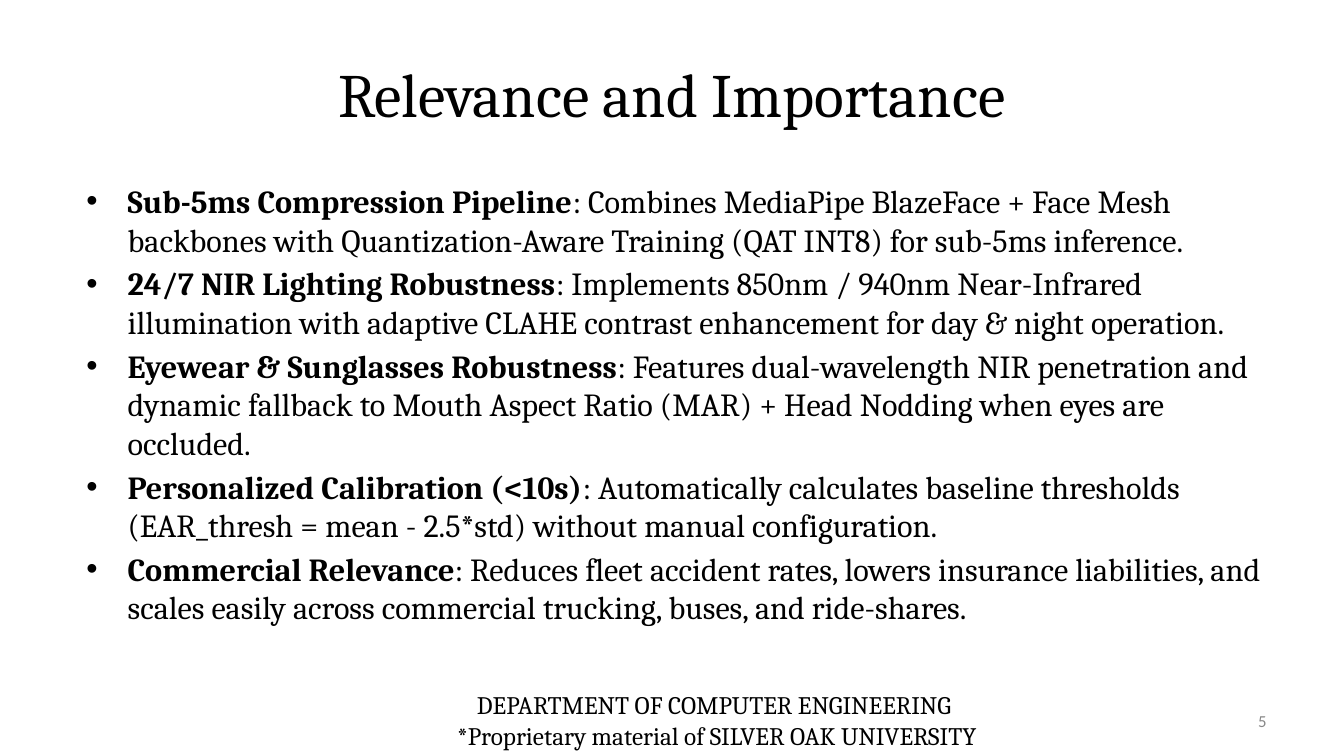
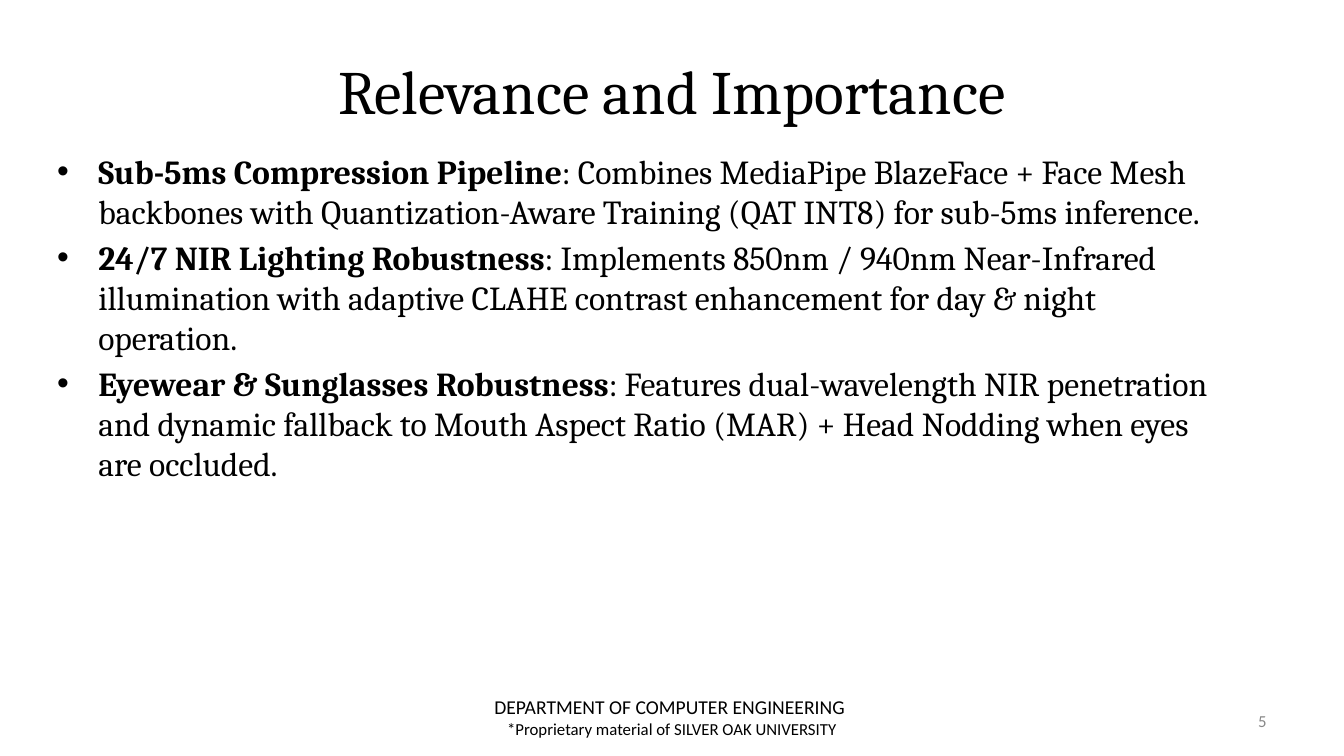
Before and after one commit to zoro1126/ALERT, a slide deck: slide 5 of review_docs/Review-2/NEW_Presentation_ALERT_CE_AIML_31.pptx. Drawn at 1344x756 pixels with LibreOffice and Linux fonts; fonts in the diff are those of the drawing; background and template pictures are left out. Boxes give left, top, right and bottom in pixels: in the first picture for what was removed or moved away, otherwise in the second. Text is boxed around its words. In the diff, an @@ line names an element or a change of style, - is before the commit and + after.

Commit message:
fully updated pptx file with correct content and format

```diff
--- a/review_docs/Review-2/NEW_Presentation_ALERT_CE_AIML_31.pptx
+++ b/review_docs/Review-2/NEW_Presentation_ALERT_CE_AIML_31.pptx
@@ text "Sub-5ms Compression Pipeline: Combines MediaPipe ...": place and size @@
-text "Sub-5ms Compression Pipeline: Combines MediaPipe ..." at (128,190,1260,626)
+text "Sub-5ms Compression Pipeline: Combines MediaPipe ..." at (98,160,1207,477)
@@ text "Sub-5ms Compression Pipeline: Combines MediaPipe ..." at (98,160,1207,477): size 23 to 24 pt @@
@@ text at (128,475,1260,626): paragraphs removed @@
-• Personalized Calibration (<10s): Automatically calculates baseline thresholds (EAR_thresh = mean - 2.5*std) without manual configuration.
-• Commercial Relevance: Reduces fleet accident rates, lowers insurance liabilities, and scales easily across commercial trucking, buses, and ride-shares.
@@ text "DEPARTMENT OF COMPUTER ENGINEERING": place and size @@
-text "DEPARTMENT OF COMPUTER ENGINEERING" at (457,697,976,751)
+text "DEPARTMENT OF COMPUTER ENGINEERING" at (494,701,845,738)
@@ text "DEPARTMENT OF COMPUTER ENGINEERING" at (494,701,845,738): size 18 to 14 pt in "DEPARTMENT OF COMPUTER ENGINEERING"; font Cambria to Calibri; size 18 to 12 pt in "*Proprietary material of SILVER OAK UNIVERSITY" @@
```
Also in this commit, not shown: 14 other slides changed, 4 slides added, 2 slides removed.
